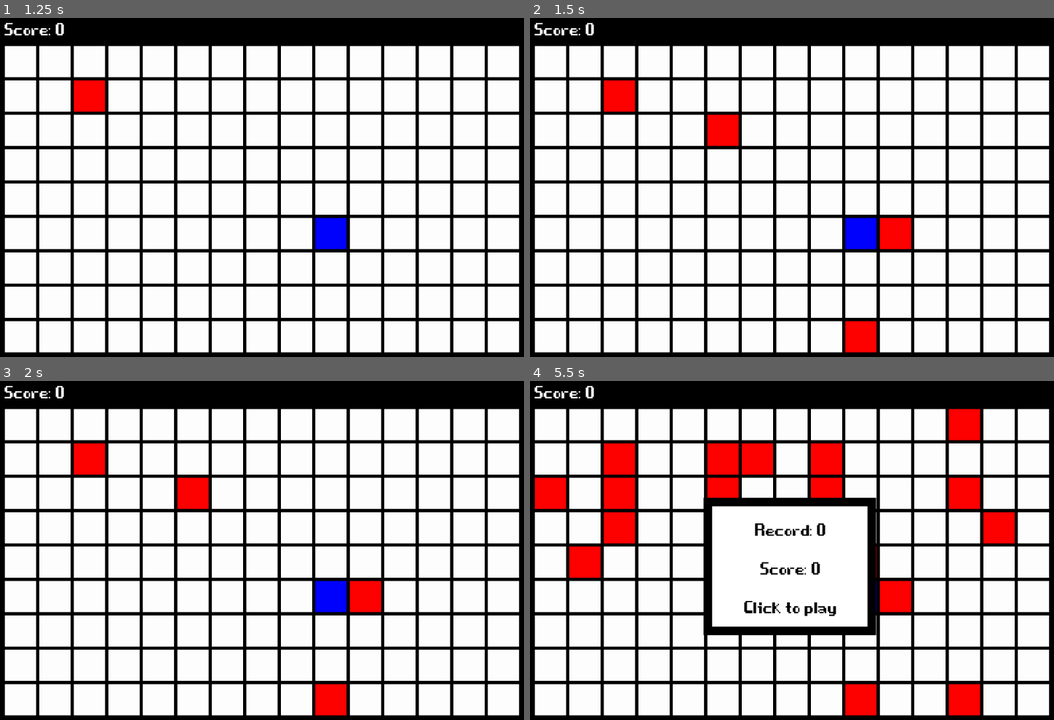
Above: before the commit, frames 1-4 (two rows, left to right).
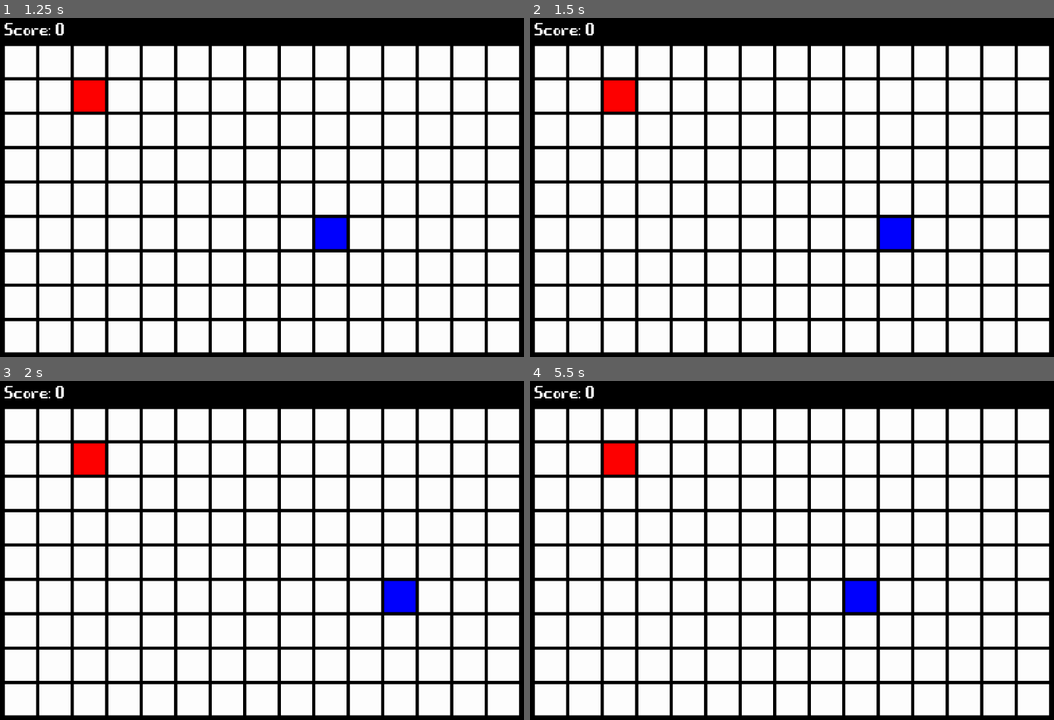
Above: after the commit, the same moments.

Repository: dqdthanhthanh/snake_pixel_game
Game: Godot game, scene res://main_game.tscn
Same seed, same stepped clock (60 frames per second), same inputs: the game is played once before the commit and once after it.
Inputs:
- Up to frame 1 (1.25 s): click "Record: 0" at 0.5 s
- Up to frame 2 (1.5 s): tap Enter (ui_accept) at 1.25 s; hold Right (ui_right) from 1.28 s (still down); hold Enter (ui_accept) from 1.28 s (still down)
- Up to frame 3 (2 s): keep holding Right (ui_right); keep holding Enter (ui_accept)
- Up to frame 4 (5.5 s): release Right (ui_right) at 2.03 s; release Enter (ui_accept) at 2.03 s; hold Down (ui_down) 2.03-2.78 s; tap Enter (ui_accept) at 2.1, 2.27, 2.57, 2.75, 3.6, 3.77, 4.07, 4.25, 5.1, 5.27 s; hold Right (ui_right) 2.78-3.53 s; hold Enter (ui_accept) 2.78-3.53 s; hold Up (ui_up) 3.53-4.28 s; hold Enter (ui_accept) 4.28-5.03 s; hold Left (ui_left) from 4.28 s (still down)

Frame 1 is identical in both runs. In frame 2, 2.3% of the frame differs, in the area x 33-73%, y 28-99%; in frame 3, 2.9%; in frame 4, 14%, in the area x 0-93%, y 8-99%.
Error before the commit: Invalid access of index '0' on a base object of type: 'Array'. (res://main_game.gd:251)
Error after the commit: Parse Error: Class "Data" hides a global script class. (res://data.gd:1)

Commit message:
remove test code, text: New Recored and Record when have new high score

Diff:
--- a/main_game.gd
+++ b/main_game.gd
@@ -195,10 +195,11 @@
 	data.data = data.get_data()
 	if score > data.data.record:
 		data.data.record = score
+		high_score_label.text = "New Record: " + str(score)
 		data.save_data(data.data)
 	else:
 		score = data.data.record
-	high_score_label.text = "Record: " + str(score)
+		high_score_label.text = "Record: " + str(score)
 	score_label.text = "Score: " + str(snake_size - 1)
 	your_score_label.text = "Score: " + str(snake_size - 1)
 
@@ -270,10 +271,6 @@
 			time = 0
 
 func _input(event):
-	if Input.is_action_pressed("ui_accept"):
-		create_snake()
-		create_point()
-
 	if Input.is_action_pressed("ui_up"):
 		signal_key_changed.emit(0)
 	elif Input.is_action_pressed("ui_down"):
--- a/main_game.tscn
+++ b/main_game.tscn
@@ -4,7 +4,7 @@
 [ext_resource type="Texture2D" uid="uid://bobthp6gd5e4t" path="res://white_square.png" id="2_ubevi"]
 [ext_resource type="PackedScene" uid="uid://dqjmumsv02kpn" path="res://pixel.tscn" id="3_j77nn"]
 [ext_resource type="FontFile" uid="uid://cfnbrw8sdu01e" path="res://game_over.ttf" id="4_oc6gi"]
-[ext_resource type="Script" path="res://Data.gd" id="5_pcp5l"]
+[ext_resource type="Script" path="res://data.gd" id="5_pcp5l"]
 
 [sub_resource type="StyleBoxFlat" id="StyleBoxFlat_thllg"]
 bg_color = Color(1, 1, 1, 1)
